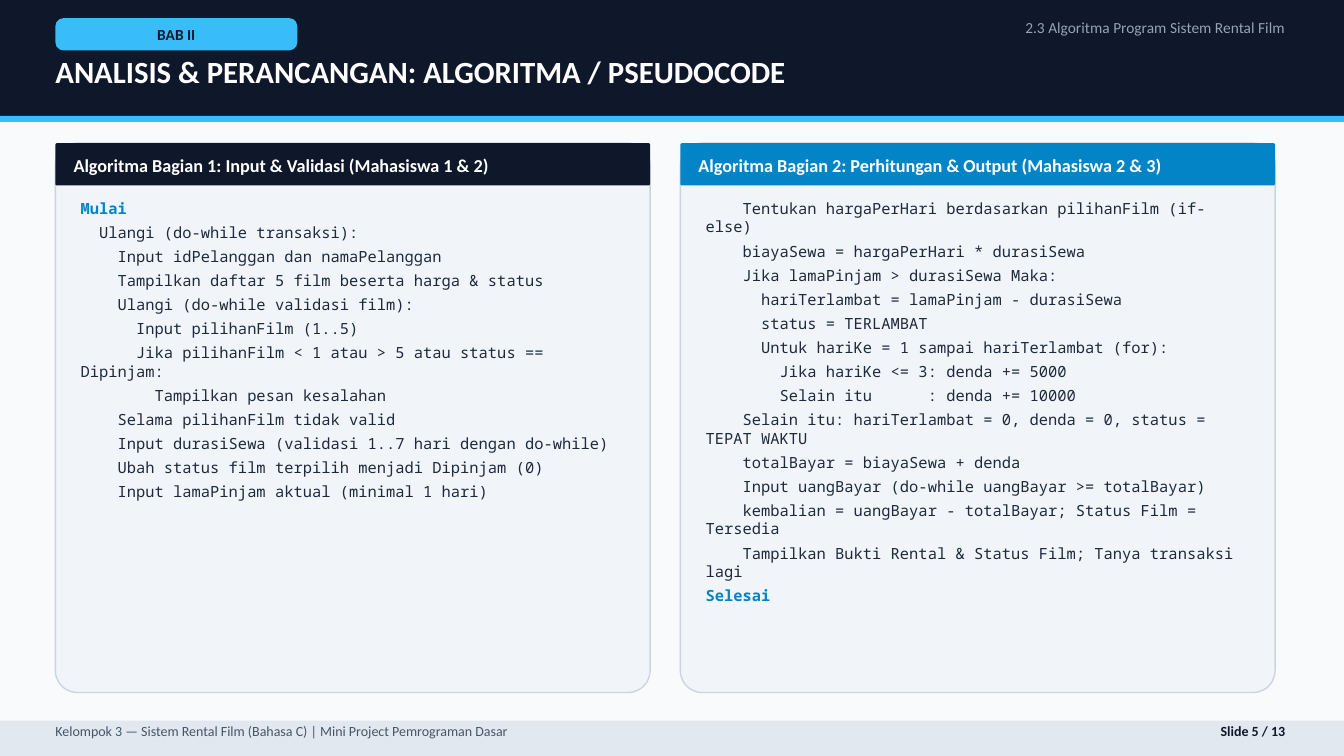
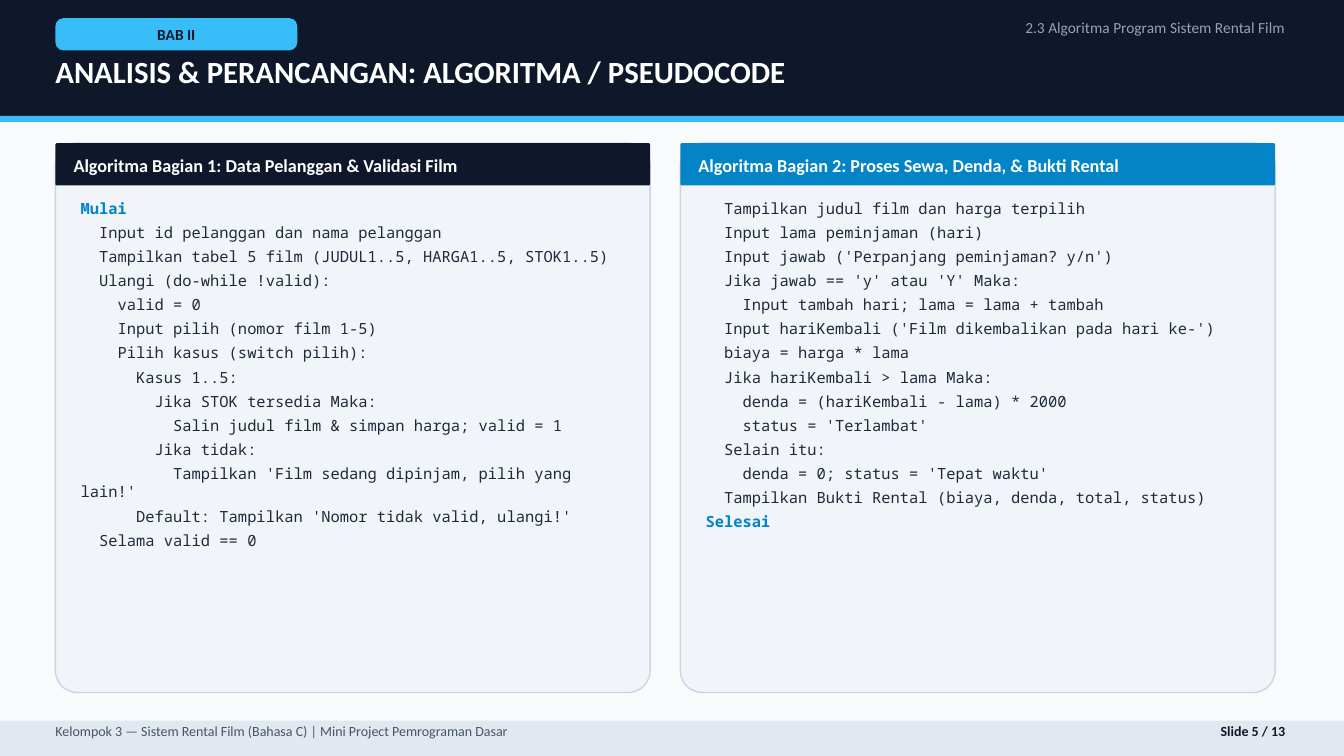
Before and after one commit to BayuArga669/UTS-Pemrograman, a slide deck: slide 5 of Presentasi_Rental_Film_Kelompok_3.pptx. Drawn at 1344x756 pixels with LibreOffice and Linux fonts; fonts in the diff are those of the drawing. Boxes give left, top, right and bottom in pixels: in the first picture for what was removed or moved away, otherwise in the second. Text is boxed around its words. In the diff, an @@ line names an element or a change of style, - is before the commit and + after.

```diff
--- a/Presentasi_Rental_Film_Kelompok_3.pptx
+++ b/Presentasi_Rental_Film_Kelompok_3.pptx
@@ text at (74, 159, 457, 175): text changed @@
-Algoritma Bagian 1: Input & Validasi (Mahasiswa 1 & 2)
+Algoritma Bagian 1: Data Pelanggan & Validasi Film
@@ text at (698, 159, 1119, 175): text changed @@
-Algoritma Bagian 2: Perhitungan & Output (Mahasiswa 2 & 3)
+Algoritma Bagian 2: Proses Sewa, Denda, & Bukti Rental
@@ text at (724, 202, 1214, 507): text changed @@
-Tentukan hargaPerHari berdasarkan pilihanFilm (if-else)
-biayaSewa = hargaPerHari * durasiSewa
-Jika lamaPinjam > durasiSewa Maka:
-hariTerlambat = lamaPinjam - durasiSewa
-status = TERLAMBAT
-Untuk hariKe = 1 sampai hariTerlambat (for):
-Jika hariKe <= 3: denda += 5000
-Selain itu : denda += 10000
-Selain itu: hariTerlambat = 0, denda = 0, status = TEPAT WAKTU
-totalBayar = biayaSewa + denda
-Input uangBayar (do-while uangBayar >= totalBayar)
-kembalian = uangBayar - totalBayar; Status Film = Tersedia
-Tampilkan Bukti Rental & Status Film; Tanya transaksi lagi
+Tampilkan judul film dan harga terpilih
+Input lama peminjaman (hari)
+Input jawab ('Perpanjang peminjaman? y/n')
+Jika jawab == 'y' atau 'Y' Maka:
+Input tambah hari; lama = lama + tambah
+Input hariKembali ('Film dikembalikan pada hari ke-')
+biaya = harga * lama
+Jika hariKembali > lama Maka:
+denda = (hariKembali - lama) * 2000
+status = 'Terlambat'
+Selain itu:
+denda = 0; status = 'Tepat waktu'
+Tampilkan Bukti Rental (biaya, denda, total, status)
@@ text at (99, 226, 608, 546): text changed @@
-Ulangi (do-while transaksi):
-Input idPelanggan dan namaPelanggan
-Tampilkan daftar 5 film beserta harga & status
-Ulangi (do-while validasi film):
-Input pilihanFilm (1..5)
-Jika pilihanFilm < 1 atau > 5 atau status == Dipinjam:
-Tampilkan pesan kesalahan
-Selama pilihanFilm tidak valid
-Input durasiSewa (validasi 1..7 hari dengan do-while)
-Ubah status film terpilih menjadi Dipinjam (0)
-Input lamaPinjam aktual (minimal 1 hari)
+Input id pelanggan dan nama pelanggan
+Tampilkan tabel 5 film (JUDUL1..5, HARGA1..5, STOK1..5)
+Ulangi (do-while !valid):
+valid = 0
+Input pilih (nomor film 1-5)
+Pilih kasus (switch pilih):
+Kasus 1..5:
+Jika STOK tersedia Maka:
+Salin judul film & simpan harga; valid = 1
+Jika tidak:
+Tampilkan 'Film sedang dipinjam, pilih yang lain!'
+Default: Tampilkan 'Nomor tidak valid, ulangi!'
+Selama valid == 0
```
Also in this commit, not shown: 12 other slides changed, 4 other files.
